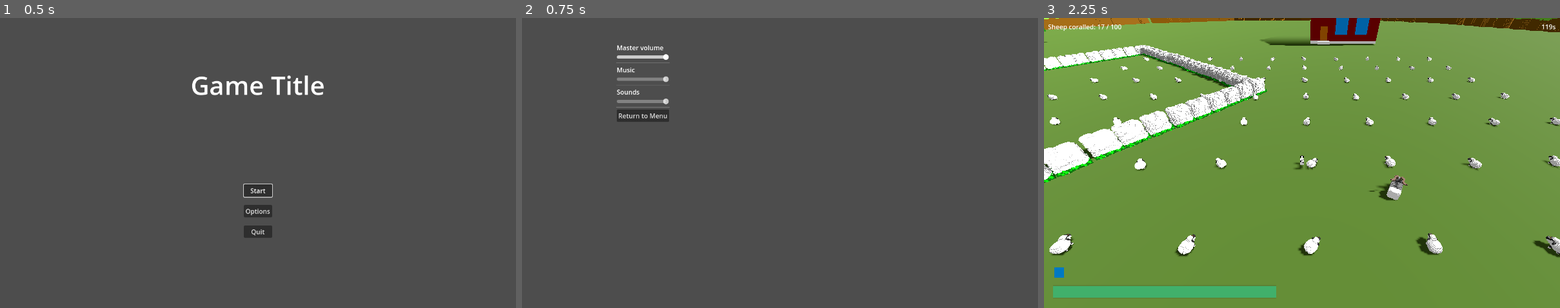
Above: before the commit, frames 1-3 (left to right).
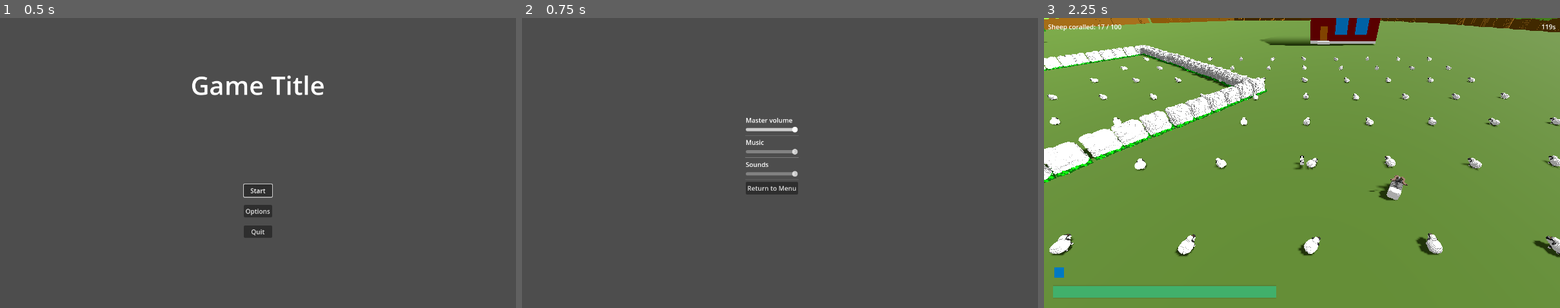
Above: after the commit, the same moments.

Repository: hunttis/ld-58
Game: Godot game, scene res://assets/scenes/master.tscn
Same seed, same stepped clock (60 frames per second), same inputs: the game is played once before the commit and once after it.
Inputs:
- Up to frame 1 (0.5 s): no input
- Up to frame 2 (0.75 s): click "Options" at 0.5 s
- Up to frame 3 (2.25 s): click "Return to Menu" at 1.25 s; click "Start" at 2 s

Frame 1 is identical in both runs. In frame 2, 1.9% of the frame differs, in the area x 18-54%, y 9-61%; in frame 3, nothing differs.

Commit message:
fix options

Diff:
--- a/assets/scenes/menus/options.gd
+++ b/assets/scenes/menus/options.gd
@@ -1,4 +1,4 @@
-extends Node2D
+extends Control
 
 func _ready() -> void:
 	$OptionsContainer/ButtonContainer/MasterVolumeSlider.value = AudioServer.get_bus_volume_linear(AudioServer.get_bus_index("Master"))
@@ -21,7 +21,7 @@
 	AudioServer.set_bus_volume_db(AudioServer.get_bus_index("Music"), linear_to_db(value))
 
 func _on_sound_volume_slider_value_changed(value: float) -> void:
-	AudioServer.set_bus_volume_db(AudioServer.get_bus_index("Audio"), linear_to_db(value))
+	AudioServer.set_bus_volume_db(AudioServer.get_bus_index("Sound"), linear_to_db(value))
 
 func _on_return_to_menu_button_pressed() -> void:
 	Events.go_to_menu.emit()
--- a/assets/scenes/menus/options.tscn
+++ b/assets/scenes/menus/options.tscn
@@ -2,15 +2,22 @@
 
 [ext_resource type="Script" uid="uid://c8pisr7qt6gq2" path="res://assets/scenes/menus/options.gd" id="1_26tx4"]
 
-[node name="Options" type="Node2D"]
+[node name="Options" type="Control"]
+layout_mode = 3
+anchors_preset = 15
+anchor_right = 1.0
+anchor_bottom = 1.0
+grow_horizontal = 2
+grow_vertical = 2
 script = ExtResource("1_26tx4")
 
 [node name="OptionsContainer" type="Control" parent="."]
-custom_minimum_size = Vector2(640, 360)
-layout_mode = 3
-anchors_preset = 0
-offset_right = 40.0
-offset_bottom = 40.0
+layout_mode = 1
+anchors_preset = 15
+anchor_right = 1.0
+anchor_bottom = 1.0
+grow_horizontal = 2
+grow_vertical = 2
 
 [node name="ButtonContainer" type="VBoxContainer" parent="OptionsContainer"]
 layout_mode = 1
